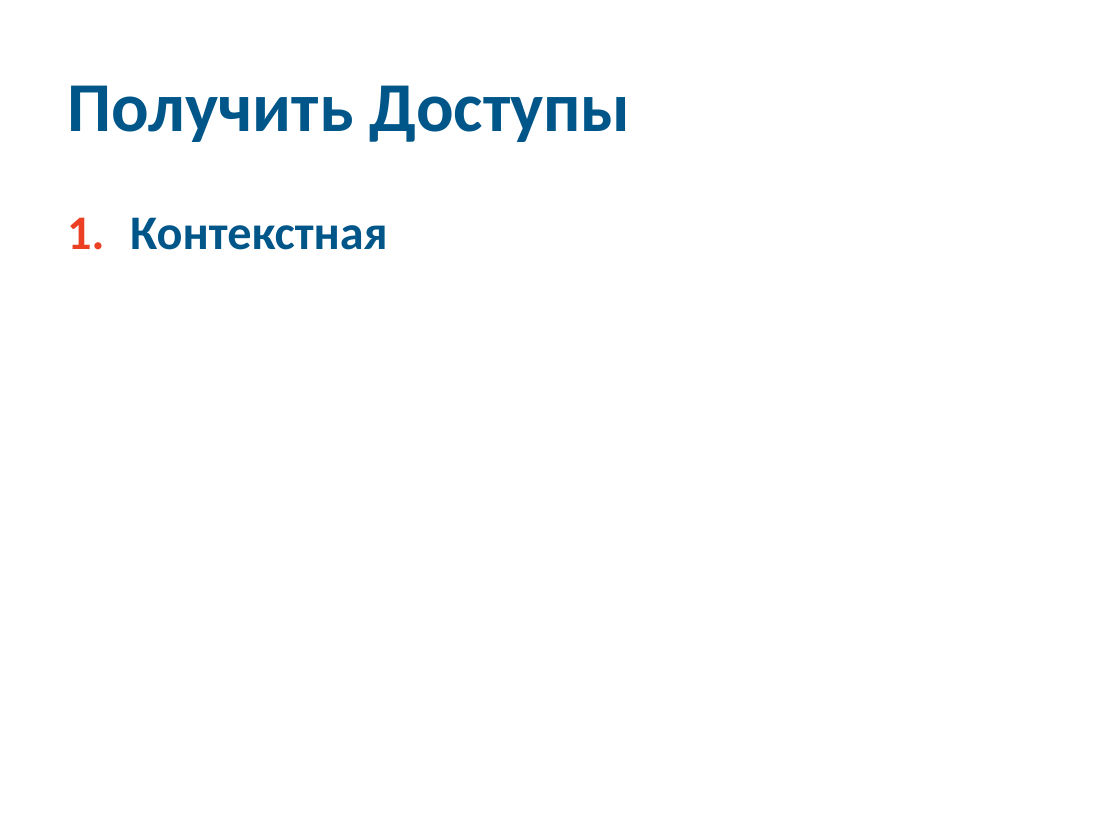
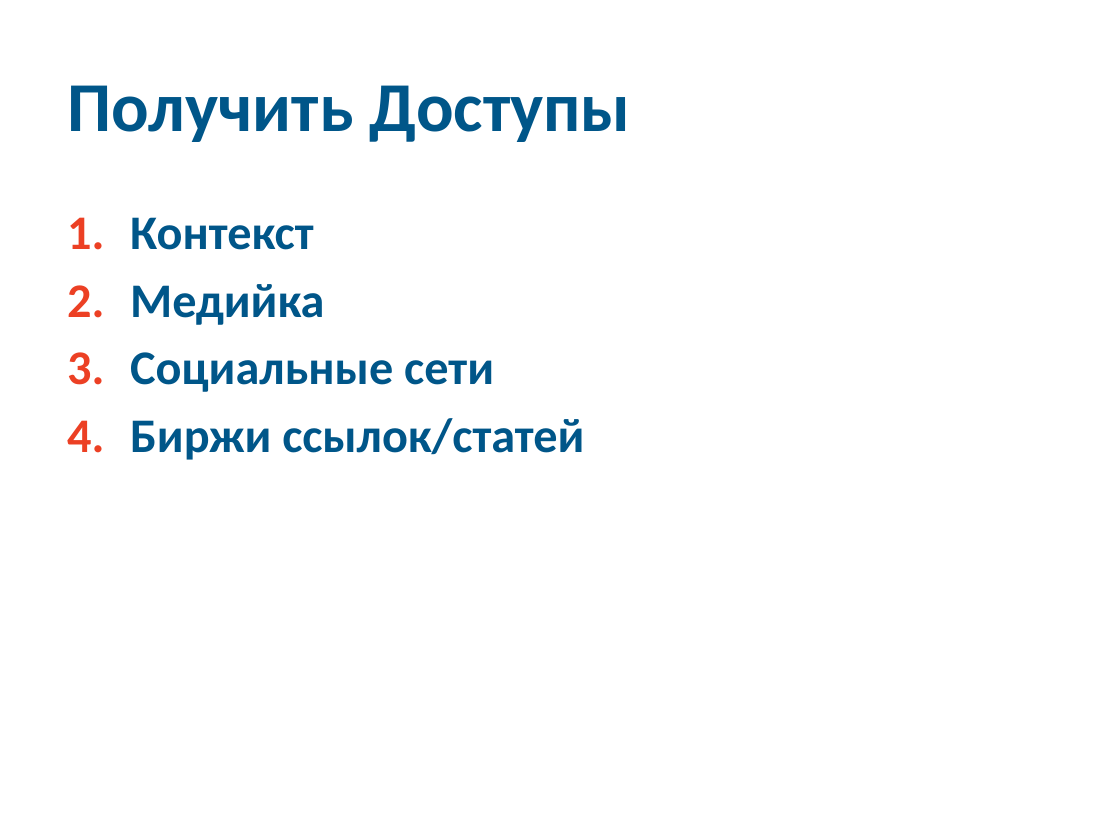
Before and after one commit to 2naive/2naive.github.io, a slide deck: slide 18 of ireklama.pptx (slide 19 before the commit). Drawn at 1120x840 pixels with LibreOffice and Linux fonts; fonts in the diff are those of the drawing. Boxes give left, top, right and bottom in pixels: in the first picture for what was removed or moved away, otherwise in the second. Text is boxed around its words. In the diff, an @@ line names an element or a change of style, - is before the commit and + after.

```diff
--- a/ireklama.pptx
+++ b/ireklama.pptx
@@ text at [130, 217, 584, 460]: text changed @@
-1. Контекстная
+1. Контекст
+2. Медийка
+3. Социальные сети
+4. Биржи ссылок/статей
```
Also in this commit, not shown: 8 other slides changed, 3 slides added, 3 slides removed.
